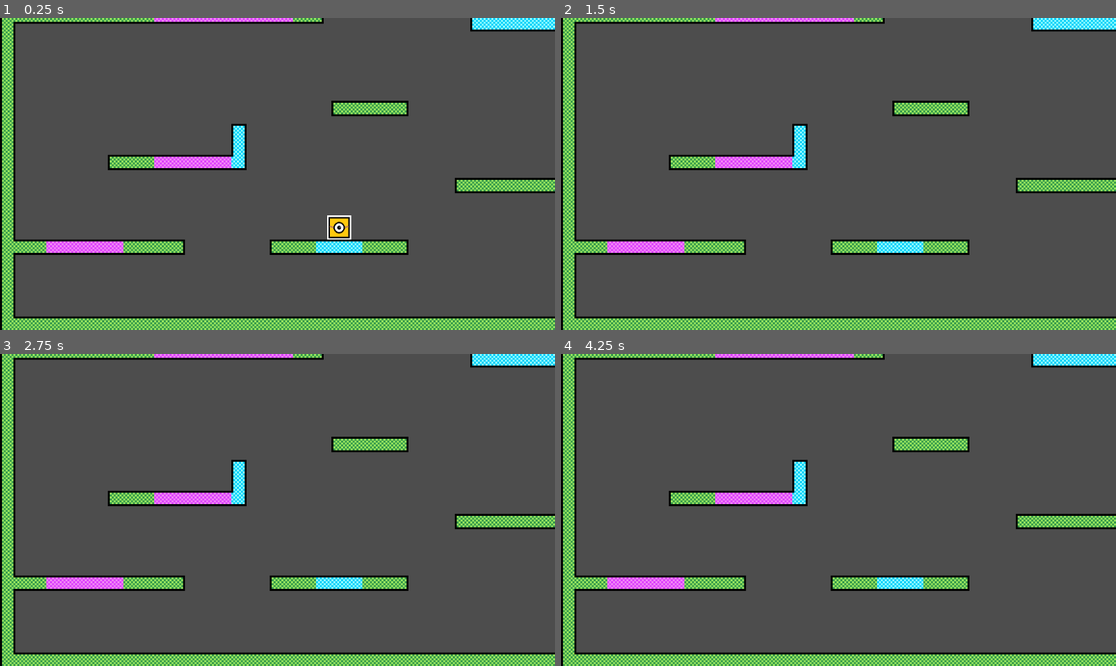
Above: before the commit, frames 1-4 (two rows, left to right).
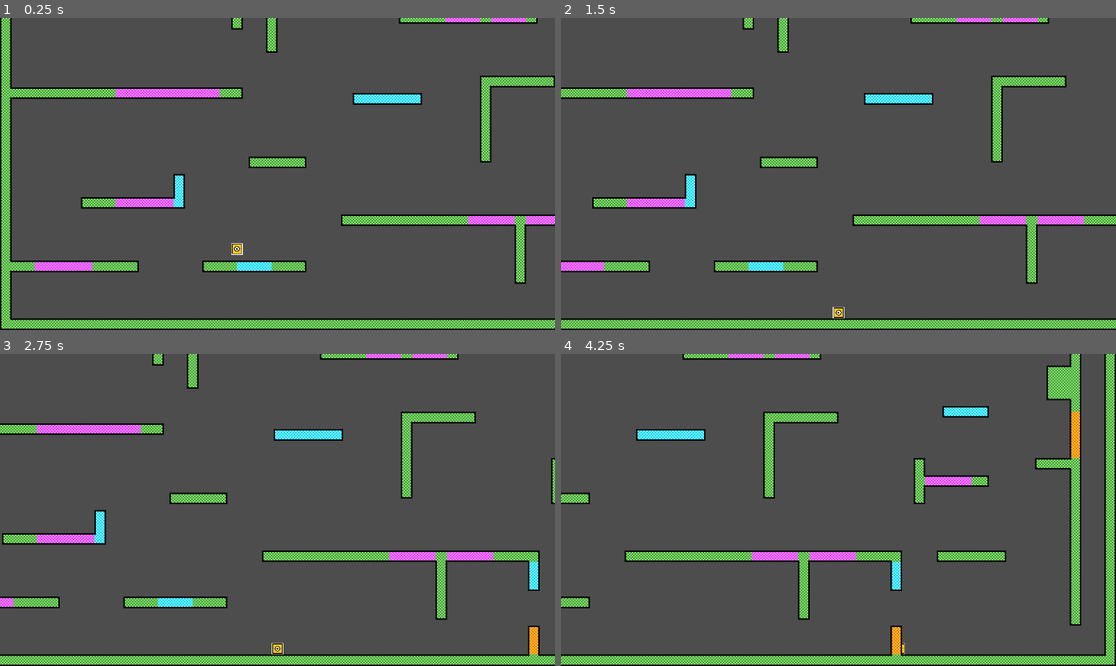
Above: after the commit, the same moments.

Repository: Someone71/Ori-Game
Game: Godot game, scene res://Scenes/OriGame.tscn
The game is run twice, just before and just after one commit, with the same random seed, the same clock (stepped at 60 frames per second) and the same inputs.
Inputs (mouse positions are in pixels of both pictures, inside the frame that each line leads up to):
- Up to frame 1 (0.25 s): no input
- Up to frame 2 (1.5 s): move the mouse to (960, 158) at 0.52 s; hold D (right) from 0.53 s (still down); click (960, 158) at 0.6 s; tap Space (jump) at 0.77 s; move the mouse to (727, 189) at 1.27 s; click (727, 189) at 1.35 s
- Up to frame 3 (2.75 s): tap Space (jump) at 1.52 s; move the mouse to (333, 441) at 2.02 s; release D (right) at 2.03 s; hold A (left) from 2.03 s (still down); click (333, 441) at 2.1 s
- Up to frame 4 (4.25 s): move the mouse to (810, 572) at 2.77 s; release A (left) at 2.78 s; hold D (right) from 2.78 s (still down); click (810, 572) at 2.85 s; tap Space (jump) at 3.02, 3.77 s; move the mouse to (1005, 556) at 3.52 s; click (1005, 556) at 3.6 s

The runs differ from the first frame. In frame 1, 21% of the frame differs, in the area x 0-100%, y 0-100%; in frame 2, 21%; in frame 3, 21%; in frame 4, 23%.

Commit message:
finished copying necessary movement and made camera

Diff:
--- a/Scenes/OriGame.tscn
+++ b/Scenes/OriGame.tscn
@@ -7,10 +7,12 @@
 [node name="OriGame" type="Node2D" unique_id=1537593370]
 
 [node name="Player" parent="." unique_id=1127191638 instance=ExtResource("1_3pc41")]
-position = Vector2(704, -288)
+unique_name_in_owner = true
+position = Vector2(655.65, -296)
 
 [node name="Map" parent="." unique_id=1526308851 instance=ExtResource("2_w7qmd")]
 
 [node name="Camera2D" type="Camera2D" parent="." unique_id=173370138]
-position = Vector2(576, -328)
+position = Vector2(576, -320)
+zoom = Vector2(0.75, 0.75)
 script = ExtResource("3_i1kgc")
--- a/Scenes/Player.tscn
+++ b/Scenes/Player.tscn
@@ -7,12 +7,15 @@
 radius = 128.0
 
 [sub_resource type="RectangleShape2D" id="RectangleShape2D_5ixxa"]
-size = Vector2(96, 96)
+size = Vector2(64, 64)
 
 [node name="Player" type="CharacterBody2D" unique_id=1127191638]
 script = ExtResource("1_kyqiw")
 
 [node name="Sprite2D" type="Sprite2D" parent="." unique_id=2125469461]
+texture_filter = 1
+position = Vector2(-4.7683716e-07, -4.7683716e-07)
+scale = Vector2(0.64000005, 0.64000005)
 texture = ExtResource("2_gntrk")
 
 [node name="Area2D" type="Area2D" parent="." unique_id=1293590806]
--- a/Scripts/camera_2d.gd
+++ b/Scripts/camera_2d.gd
@@ -1,16 +1,35 @@
 extends Camera2D
+@onready var player = %Player
 
-#var xMin = zoom.x * 576
-#var xMax = zoom.x
-#var yMax =
+#size of the map in pixels
+const mapX = 2304
+const mapY = -1296
 
-
+#min and max values for the camera position
+var xMin = 576 / zoom.x
+var xMax = mapX - 576 / zoom.x
+var yMin = -324 / zoom.y
+var yMax = mapY + 324 / zoom.y
 
 # Called when the node enters the scene tree for the first time.
 func _ready() -> void:
-	pass # Replace with function body.
-
+	position.x = 576
+	position.y = -324
 
 # Called every frame. 'delta' is the elapsed time since the previous frame.
 func _process(delta: float) -> void:
-	pass
+	#makes the camera follow the player
+	#position.x += (player.position.x - position.x) / 100 + player.velocity.x / 200
+	#position.y += (player.position.y - position.y) / 75 + player.velocity.y / 200
+	position.x = move_toward(position.x, player.position.x, delta * 500)
+	position.y = move_toward(position.y, player.position.y, delta * 500)
+
+	#makes sure the camera stays within the bounds of the map
+	if(position.x > xMax):
+		position.x = xMax
+	if(position.x < xMin):
+		position.x = xMin
+	if(position.y > yMin):
+		position.y = yMin
+	if(position.y < yMax):
+		position.y = yMax
--- a/Scripts/player.gd
+++ b/Scripts/player.gd
@@ -10,7 +10,7 @@
 var inAir = true
 
 # Dash variables
-var dashSpeed = 900.0
+var dashSpeed = 800.0
 var dashTime = 0.175
 var isDashing = false
 var dashTimer = 0.0
